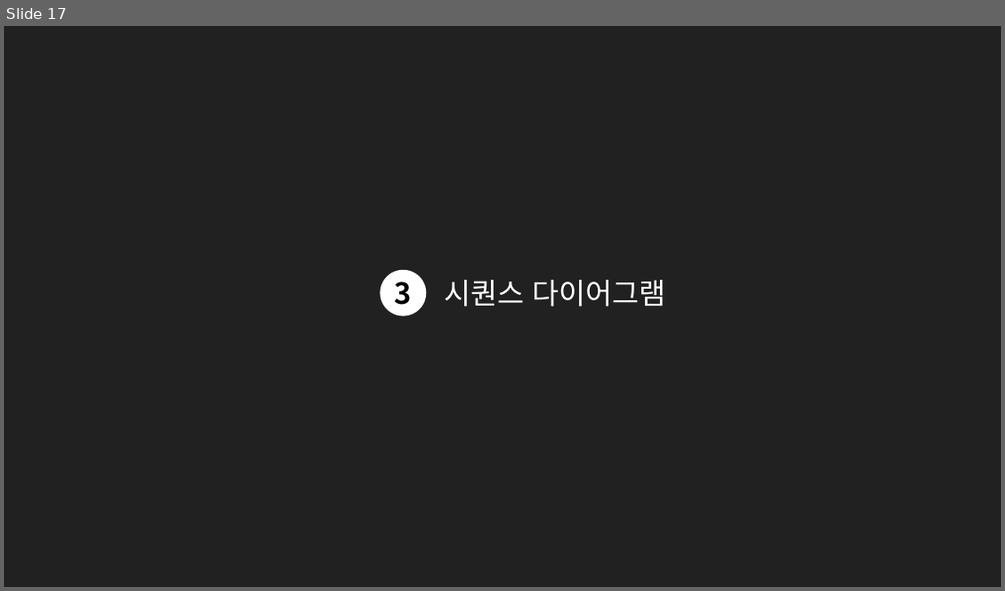
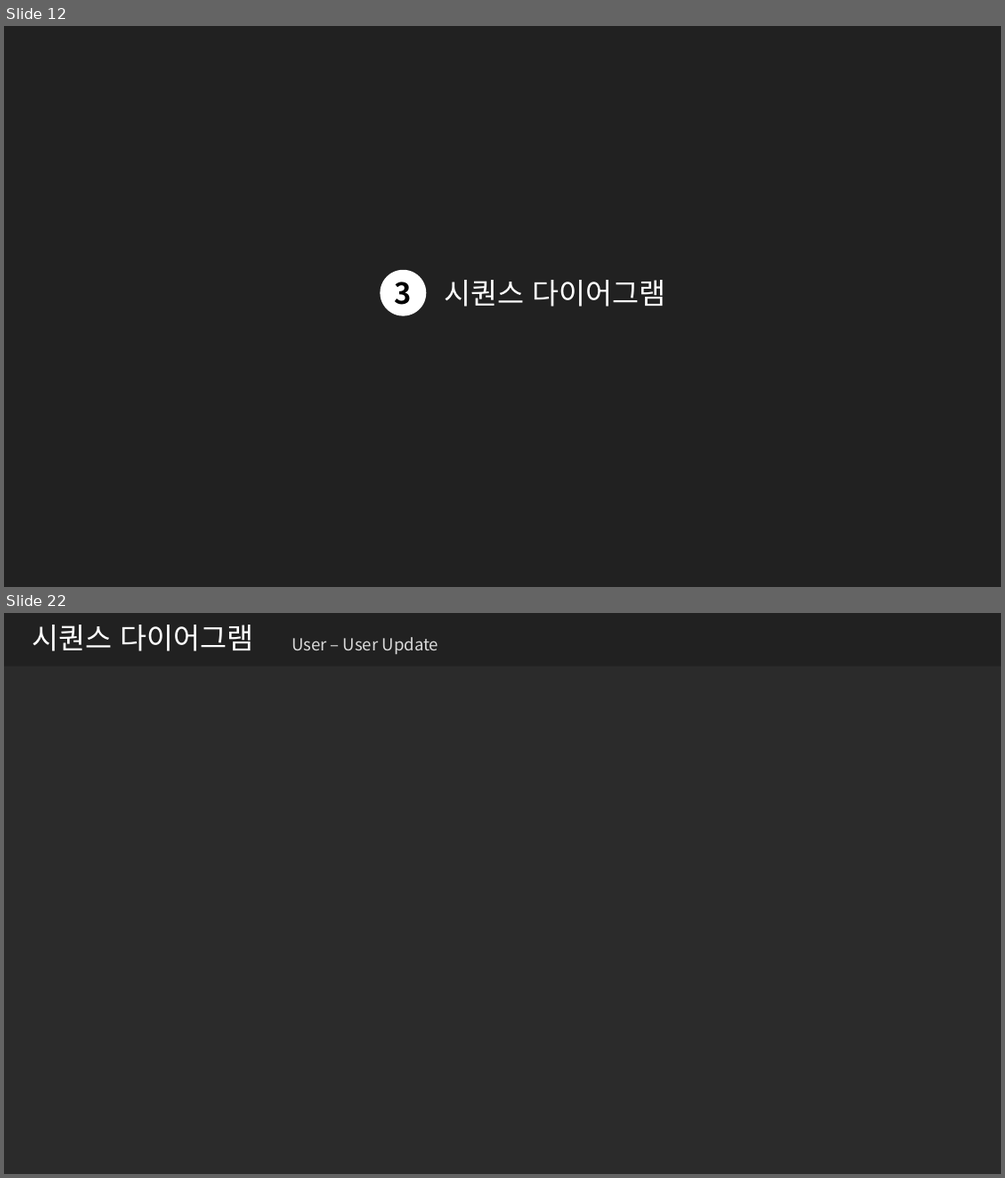
Before and after one commit to me0768/KHFinalProject, a slide deck: 보고서/클래스설계서_Final_Project.pptx. Shown one above the other, each under a label of ours: slide 17 before the commit, slides 12 and 22 after it; the slides between them are not shown. The pictures are 1005x591 and 1005x1178 pixels, drawn with LibreOffice and Linux fonts; fonts in the diff are those of the drawing; background and template pictures are left out; a plain dark background stands for a picture behind light text. Boxes give left, top, right and bottom in pixels: in the first picture for what was removed or moved away, otherwise in the second. Text is boxed around its words. In the diff, an @@ line names an element or a change of style, - is before the commit and + after.

```diff
--- a/보고서/클래스설계서_Final_Project.pptx
+++ b/보고서/클래스설계서_Final_Project.pptx
@@ slide 22 added at (4, 613, 1001, 1174), background picture (left out) @@
@@ rectangle added at (4, 613, 1001, 666), fill #212121 @@
@@ title added at (32, 625, 254, 651), 28 pt, text #FFFFFF @@
+시퀀스 다이어그램
@@ text added at (291, 637, 439, 655), 16 pt, text #D9D9D9 @@
+User – User Update
@@ what was slide 17 is now slide 12 @@
```
Also in this commit, not shown: 8 slides changed, 25 other slides added, 39 other files.
